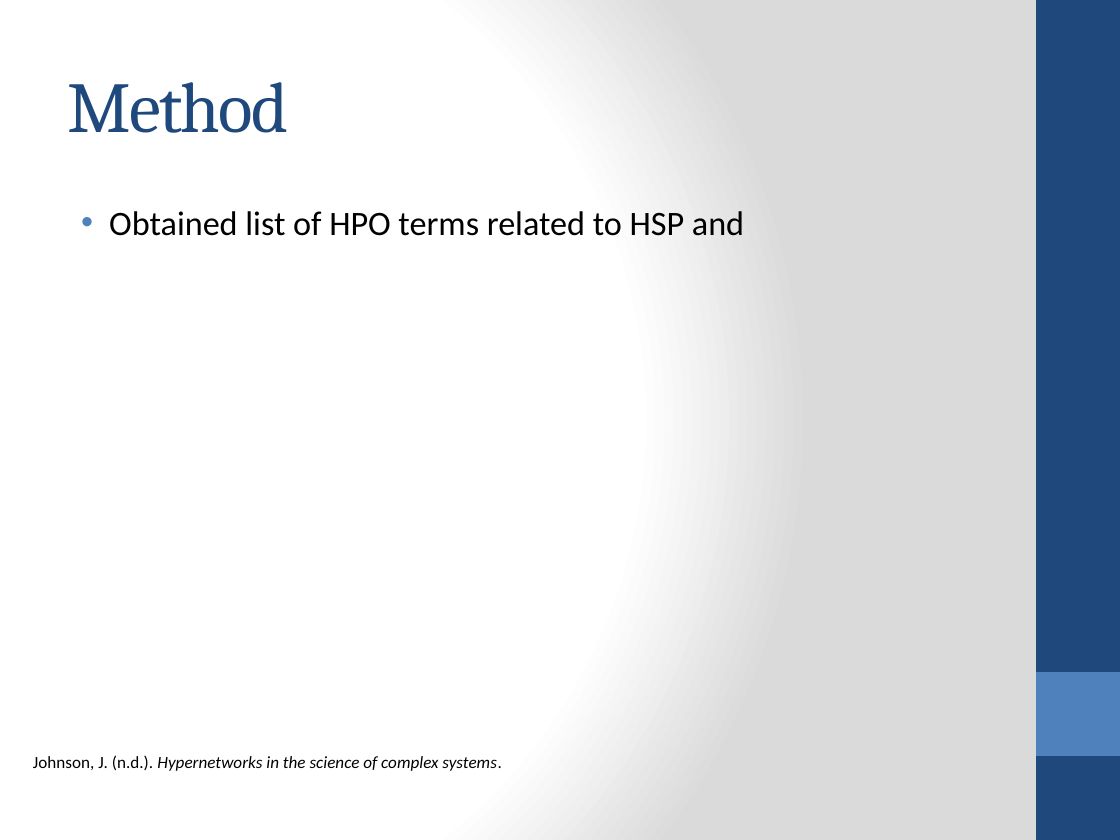
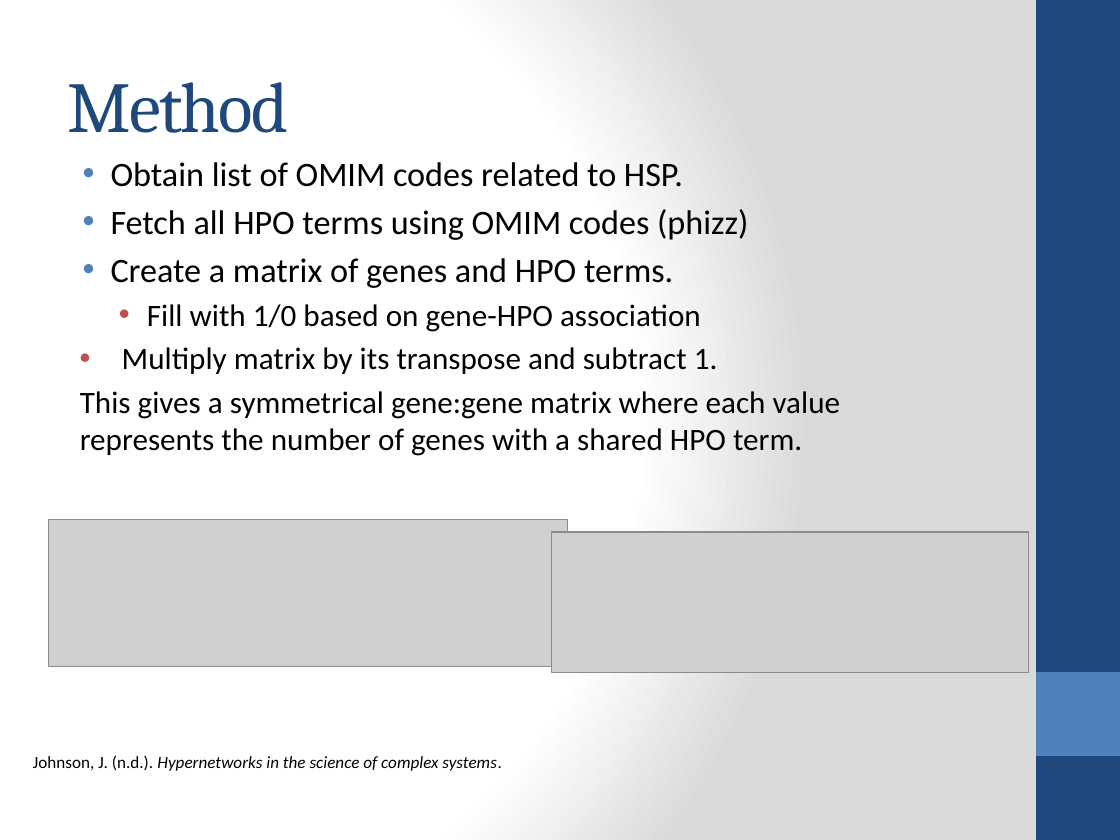
Before and after one commit to theocole/wsmm-groupwork, a slide deck: slide 12 of HSP.pptx. Drawn at 1120x840 pixels with LibreOffice and Linux fonts; fonts in the diff are those of the drawing; grey boxes stand for pictures. Boxes give left, top, right and bottom in pixels: in the first picture for what was removed or moved away, otherwise in the second. Text is boxed around its words. In the diff, an @@ line names an element or a change of style, - is before the commit and + after.

Commit message:
new

```diff
--- a/HSP.pptx
+++ b/HSP.pptx
@@ text at [80,162,841,456]: text changed; size 22 to 20 pt @@
-• Obtained list of HPO terms related to HSP and
+• Obtain list of OMIM codes related to HSP.
+• Fetch all HPO terms using OMIM codes (phizz)
+• Create a matrix of genes and HPO terms.
+  • Fill with 1/0 based on gene-HPO association
+  • Multiply matrix by its transpose and subtract 1.
+  This gives a symmetrical gene:gene matrix where each value represents the number of genes with a shared HPO term.
@@ picture added at [48,520,568,666] @@
@@ picture added at [551,532,1028,672] @@
```
Also in this commit, not shown: 2 other slides changed, 1 slide added, 2 slides removed.
